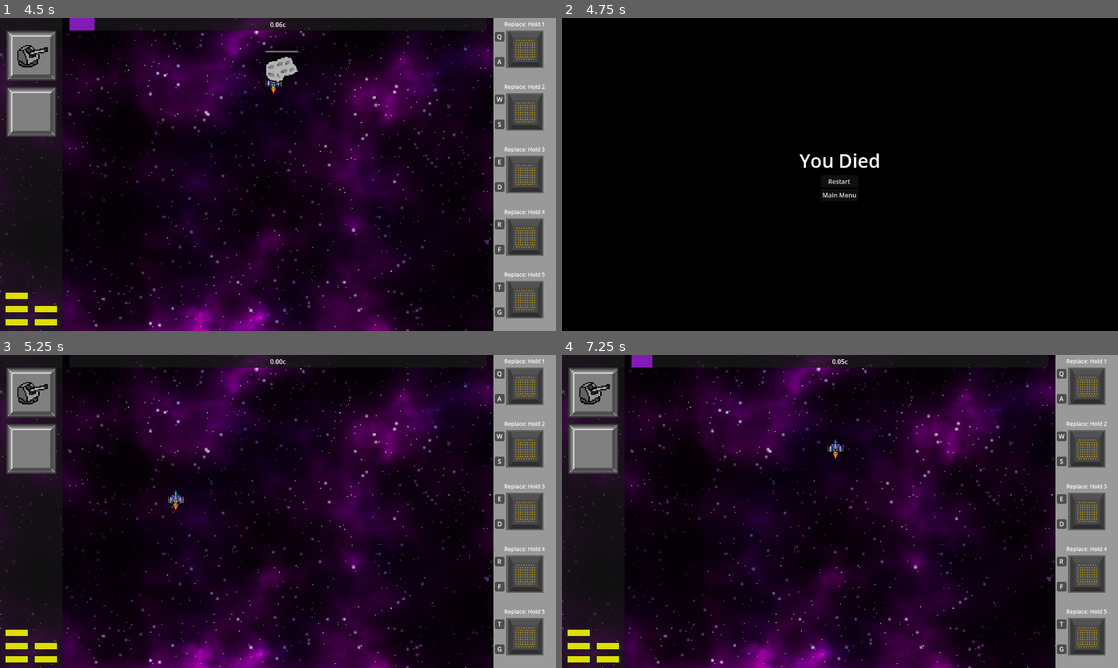
Above: before the commit, frames 1-4 (two rows, left to right).
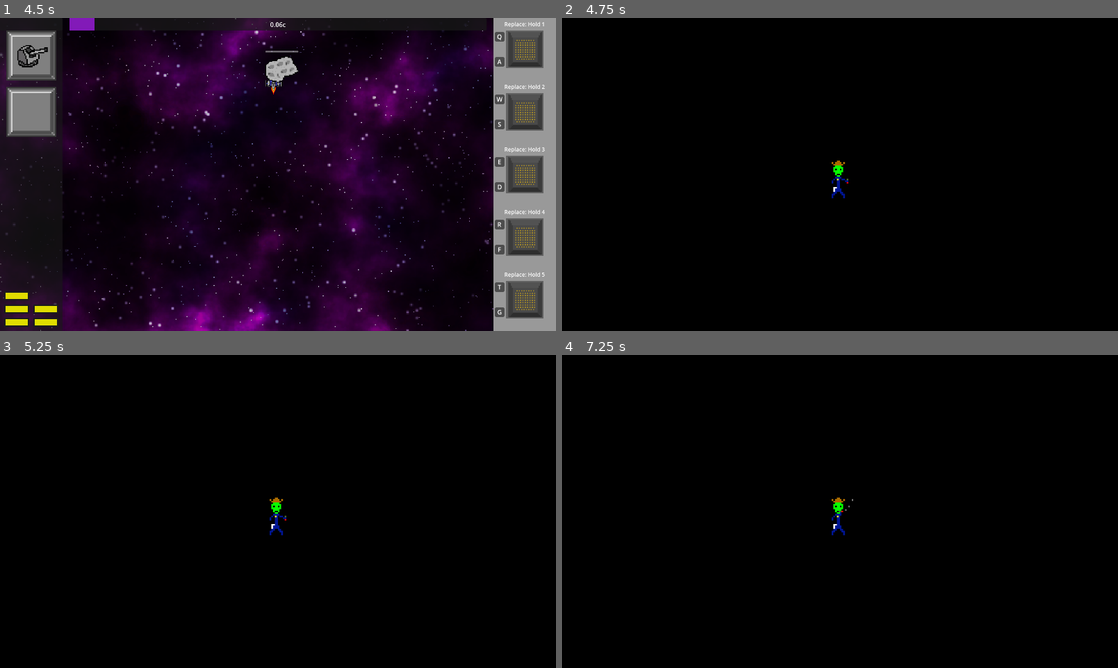
Above: after the commit, the same moments.

Repository: DigitsCodeCompendium/game.MJ198
Game: Godot game, scene res://scenes/title_screen/title_screen.tscn
The game is run twice, just before and just after one commit, with the same random seed, the same clock (stepped at 60 frames per second) and the same inputs. The engine's default icon, where the game draws it, is replaced by a stand-in: a white triangle on a blue panel in a dark square.
Inputs (mouse positions are in pixels of both pictures, inside the frame that each line leads up to):
- Up to frame 1 (4.5 s): click "Start Game" at 0.5 s; click "Start Game" at 1.25 s; click (500, 36) at 2.02 s; click (500, 61) at 2.77 s; click (500, 36) at 3.52 s; click (500, 61) at 4.27 s
- Up to frame 2 (4.75 s): no input
- Up to frame 3 (5.25 s): click (278, 517) at 5 s, where only the run before the commit has a clickable "Restart"
- Up to frame 4 (7.25 s): click (1062, 373) at 5.77 s; click (1062, 398) at 6.52 s

Frame 1 is identical in both runs. In frame 2, 0.5% of the frame differs, in the area x 42-57%, y 43-58%; in frame 3, 55%; in frame 4, 56%, in the area x 0-100%, y 0-100%.
Error in both runs: Invalid access to property or key 'volume_music' on a base object of type 'Dictionary'. (res://scenes/player_options.gd:22)

Commit message:
Add mini movie at death

Diff:
--- a/scenes/game.tscn
+++ b/scenes/game.tscn
@@ -50,6 +50,7 @@
 unique_name_in_owner = true
 
 [node name="EnemySpawners" type="Area2D" parent="."]
+process_mode = 1
 monitoring = false
 monitorable = false
 
--- a/scenes/user_interface/death_screen.gd
+++ b/scenes/user_interface/death_screen.gd
@@ -2,6 +2,8 @@
 
 @export_file var main_menu_scene: String
 @export_file var game_scene: String
+
+@export var death_animation: AnimatedSprite2D
 
 # Called when the node enters the scene tree for the first time.
 func _ready():
@@ -11,6 +13,11 @@
 	visible = true
 	get_tree().paused = true
 
+	death_animation.play()
+	await death_animation.animation_finished
+	$PanelContainer/DeathMenuContainer.visible = true
+	$PanelContainer/AnimationContainer.visible = false
+
 func _restart_game():
 	get_tree().paused = false
 	get_tree().change_scene_to_packed(load(game_scene))
--- a/scenes/user_interface/death_screen.tscn
+++ b/scenes/user_interface/death_screen.tscn
@@ -1,13 +1,233 @@
-[gd_scene load_steps=5 format=3 uid="uid://3khsdlfylfxy"]
+[gd_scene load_steps=38 format=3 uid="uid://3khsdlfylfxy"]
 
 [ext_resource type="Script" uid="uid://dnqg6c1e0ngk" path="res://scenes/user_interface/death_screen.gd" id="1_0lmbm"]
-[ext_resource type="Theme" uid="uid://ncxo0ht8hb0q" path="res://scenes/user_interface/ui_theme.tres" id="1_58i1h"]
+[ext_resource type="Theme" uid="uid://bypx06u7elhlc" path="res://scenes/user_interface/ui_theme.tres" id="1_58i1h"]
 [ext_resource type="PackedScene" uid="uid://beyp3wv54bpoh" path="res://scenes/user_interface/ui_button_with_sfx.tscn" id="2_7tsl4"]
+[ext_resource type="Texture2D" uid="uid://b4lhc1gkuxghj" path="res://assets/menu_icons/Sherifmovief.png" id="4_nmsxi"]
+[ext_resource type="AudioStream" uid="uid://7225hpep2nkh" path="res://assets/menu_sounds/game_over_short.mp3" id="5_0lmbm"]
 
 [sub_resource type="LabelSettings" id="LabelSettings_g6pv1"]
 font_size = 48
 
-[node name="DeathScreen" type="Control"]
+[sub_resource type="AtlasTexture" id="AtlasTexture_0lmbm"]
+atlas = ExtResource("4_nmsxi")
+region = Rect2(0, 0, 102, 87)
+
+[sub_resource type="AtlasTexture" id="AtlasTexture_gqv8r"]
+atlas = ExtResource("4_nmsxi")
+region = Rect2(102, 0, 102, 87)
+
+[sub_resource type="AtlasTexture" id="AtlasTexture_tg3gk"]
+atlas = ExtResource("4_nmsxi")
+region = Rect2(204, 0, 102, 87)
+
+[sub_resource type="AtlasTexture" id="AtlasTexture_4y1xd"]
+atlas = ExtResource("4_nmsxi")
+region = Rect2(306, 0, 102, 87)
+
+[sub_resource type="AtlasTexture" id="AtlasTexture_67ep2"]
+atlas = ExtResource("4_nmsxi")
+region = Rect2(408, 0, 102, 87)
+
+[sub_resource type="AtlasTexture" id="AtlasTexture_mjllq"]
+atlas = ExtResource("4_nmsxi")
+region = Rect2(510, 0, 102, 87)
+
+[sub_resource type="AtlasTexture" id="AtlasTexture_xicqo"]
+atlas = ExtResource("4_nmsxi")
+region = Rect2(612, 0, 102, 87)
+
+[sub_resource type="AtlasTexture" id="AtlasTexture_aqesd"]
+atlas = ExtResource("4_nmsxi")
+region = Rect2(714, 0, 102, 87)
+
+[sub_resource type="AtlasTexture" id="AtlasTexture_f5qr6"]
+atlas = ExtResource("4_nmsxi")
+region = Rect2(816, 0, 102, 87)
+
+[sub_resource type="AtlasTexture" id="AtlasTexture_cb7wk"]
+atlas = ExtResource("4_nmsxi")
+region = Rect2(918, 0, 102, 87)
+
+[sub_resource type="AtlasTexture" id="AtlasTexture_w8b0q"]
+atlas = ExtResource("4_nmsxi")
+region = Rect2(1020, 0, 102, 87)
+
+[sub_resource type="AtlasTexture" id="AtlasTexture_q883w"]
+atlas = ExtResource("4_nmsxi")
+region = Rect2(1122, 0, 102, 87)
+
+[sub_resource type="AtlasTexture" id="AtlasTexture_x3h1v"]
+atlas = ExtResource("4_nmsxi")
+region = Rect2(1224, 0, 102, 87)
+
+[sub_resource type="AtlasTexture" id="AtlasTexture_sjrdx"]
+atlas = ExtResource("4_nmsxi")
+region = Rect2(1326, 0, 102, 87)
+
+[sub_resource type="AtlasTexture" id="AtlasTexture_nslam"]
+atlas = ExtResource("4_nmsxi")
+region = Rect2(1428, 0, 102, 87)
+
+[sub_resource type="AtlasTexture" id="AtlasTexture_v2orh"]
+atlas = ExtResource("4_nmsxi")
+region = Rect2(1530, 0, 102, 87)
+
+[sub_resource type="AtlasTexture" id="AtlasTexture_4clht"]
+atlas = ExtResource("4_nmsxi")
+region = Rect2(1632, 0, 102, 87)
+
+[sub_resource type="AtlasTexture" id="AtlasTexture_7fjvr"]
+atlas = ExtResource("4_nmsxi")
+region = Rect2(1734, 0, 102, 87)
+
+[sub_resource type="AtlasTexture" id="AtlasTexture_kwt7k"]
+atlas = ExtResource("4_nmsxi")
+region = Rect2(1836, 0, 102, 87)
+
+[sub_resource type="AtlasTexture" id="AtlasTexture_1x0ym"]
+atlas = ExtResource("4_nmsxi")
+region = Rect2(1938, 0, 102, 87)
+
+[sub_resource type="AtlasTexture" id="AtlasTexture_jlfu7"]
+atlas = ExtResource("4_nmsxi")
+region = Rect2(2040, 0, 102, 87)
+
+[sub_resource type="AtlasTexture" id="AtlasTexture_ouglt"]
+atlas = ExtResource("4_nmsxi")
+region = Rect2(2142, 0, 102, 87)
+
+[sub_resource type="AtlasTexture" id="AtlasTexture_u4xxy"]
+atlas = ExtResource("4_nmsxi")
+region = Rect2(2244, 0, 102, 87)
+
+[sub_resource type="AtlasTexture" id="AtlasTexture_2hpr5"]
+atlas = ExtResource("4_nmsxi")
+region = Rect2(2346, 0, 102, 87)
+
+[sub_resource type="AtlasTexture" id="AtlasTexture_tpd7b"]
+atlas = ExtResource("4_nmsxi")
+region = Rect2(2448, 0, 102, 87)
+
+[sub_resource type="AtlasTexture" id="AtlasTexture_y3uq6"]
+atlas = ExtResource("4_nmsxi")
+region = Rect2(2550, 0, 102, 87)
+
+[sub_resource type="AtlasTexture" id="AtlasTexture_iix7c"]
+atlas = ExtResource("4_nmsxi")
+region = Rect2(2652, 0, 102, 87)
+
+[sub_resource type="AtlasTexture" id="AtlasTexture_oeu48"]
+atlas = ExtResource("4_nmsxi")
+region = Rect2(2754, 0, 102, 87)
+
+[sub_resource type="AtlasTexture" id="AtlasTexture_odtk6"]
+atlas = ExtResource("4_nmsxi")
+region = Rect2(2856, 0, 102, 87)
+
+[sub_resource type="AtlasTexture" id="AtlasTexture_5llr3"]
+atlas = ExtResource("4_nmsxi")
+region = Rect2(2958, 0, 102, 87)
+
+[sub_resource type="SpriteFrames" id="SpriteFrames_t7n3x"]
+animations = [{
+"frames": [{
+"duration": 1.0,
+"texture": SubResource("AtlasTexture_0lmbm")
+}, {
+"duration": 1.0,
+"texture": SubResource("AtlasTexture_gqv8r")
+}, {
+"duration": 1.0,
+"texture": SubResource("AtlasTexture_tg3gk")
+}, {
+"duration": 1.0,
+"texture": SubResource("AtlasTexture_4y1xd")
+}, {
+"duration": 1.0,
+"texture": SubResource("AtlasTexture_67ep2")
+}, {
+"duration": 1.0,
+"texture": SubResource("AtlasTexture_mjllq")
+}, {
+"duration": 1.0,
+"texture": SubResource("AtlasTexture_xicqo")
+}, {
+"duration": 1.0,
+"texture": SubResource("AtlasTexture_aqesd")
+}, {
+"duration": 1.0,
+"texture": SubResource("AtlasTexture_f5qr6")
+}, {
+"duration": 1.0,
+"texture": SubResource("AtlasTexture_cb7wk")
+}, {
+"duration": 1.0,
+"texture": SubResource("AtlasTexture_w8b0q")
+}, {
+"duration": 1.0,
+"texture": SubResource("AtlasTexture_q883w")
+}, {
+"duration": 1.0,
+"texture": SubResource("AtlasTexture_x3h1v")
+}, {
+"duration": 1.0,
+"texture": SubResource("AtlasTexture_sjrdx")
+}, {
+"duration": 1.0,
+"texture": SubResource("AtlasTexture_nslam")
+}, {
+"duration": 1.0,
+"texture": SubResource("AtlasTexture_v2orh")
+}, {
+"duration": 1.0,
+"texture": SubResource("AtlasTexture_4clht")
+}, {
+"duration": 1.0,
+"texture": SubResource("AtlasTexture_7fjvr")
+}, {
+"duration": 1.0,
+"texture": SubResource("AtlasTexture_kwt7k")
+}, {
+"duration": 1.0,
+"texture": SubResource("AtlasTexture_1x0ym")
+}, {
+"duration": 1.0,
+"texture": SubResource("AtlasTexture_jlfu7")
+}, {
+"duration": 1.0,
+"texture": SubResource("AtlasTexture_ouglt")
+}, {
+"duration": 1.0,
+"texture": SubResource("AtlasTexture_u4xxy")
+}, {
+"duration": 1.0,
+"texture": SubResource("AtlasTexture_2hpr5")
+}, {
+"duration": 1.0,
+"texture": SubResource("AtlasTexture_tpd7b")
+}, {
+"duration": 1.0,
+"texture": SubResource("AtlasTexture_y3uq6")
+}, {
+"duration": 1.0,
+"texture": SubResource("AtlasTexture_iix7c")
+}, {
+"duration": 1.0,
+"texture": SubResource("AtlasTexture_oeu48")
+}, {
+"duration": 1.0,
+"texture": SubResource("AtlasTexture_odtk6")
+}, {
+"duration": 1.0,
+"texture": SubResource("AtlasTexture_5llr3")
+}],
+"loop": false,
+"name": &"default",
+"speed": 2.5
+}]
+
+[node name="DeathScreen" type="Control" node_paths=PackedStringArray("death_animation")]
 process_mode = 3
 z_index = 2
 layout_mode = 3
@@ -20,6 +240,7 @@
 script = ExtResource("1_0lmbm")
 main_menu_scene = "uid://bxqj4iktbgvcj"
 game_scene = "uid://dstd3l06i0olc"
+death_animation = NodePath("PanelContainer/AnimationContainer/MarginContainer/AnimatedSprite2D")
 
 [node name="PanelContainer" type="PanelContainer" parent="."]
 layout_mode = 1
@@ -30,28 +251,47 @@
 grow_vertical = 2
 theme_type_variation = &"BackdropPanel"
 
-[node name="CenterContainer" type="CenterContainer" parent="PanelContainer"]
-layout_mode = 2
-
-[node name="VBoxContainer" type="VBoxContainer" parent="PanelContainer/CenterContainer"]
-layout_mode = 2
-
-[node name="Label" type="Label" parent="PanelContainer/CenterContainer/VBoxContainer"]
+[node name="DeathMenuContainer" type="CenterContainer" parent="PanelContainer"]
+visible = false
+layout_mode = 2
+
+[node name="VBoxContainer" type="VBoxContainer" parent="PanelContainer/DeathMenuContainer"]
+layout_mode = 2
+
+[node name="Label" type="Label" parent="PanelContainer/DeathMenuContainer/VBoxContainer"]
 layout_mode = 2
 text = "You Died"
 label_settings = SubResource("LabelSettings_g6pv1")
 
-[node name="VBoxContainer" type="VBoxContainer" parent="PanelContainer/CenterContainer/VBoxContainer"]
+[node name="VBoxContainer" type="VBoxContainer" parent="PanelContainer/DeathMenuContainer/VBoxContainer"]
 layout_mode = 2
 size_flags_horizontal = 4
 
-[node name="RestartButton" parent="PanelContainer/CenterContainer/VBoxContainer/VBoxContainer" instance=ExtResource("2_7tsl4")]
+[node name="RestartButton" parent="PanelContainer/DeathMenuContainer/VBoxContainer/VBoxContainer" instance=ExtResource("2_7tsl4")]
 layout_mode = 2
 text = "Restart"
 
-[node name="MainMenuButton" parent="PanelContainer/CenterContainer/VBoxContainer/VBoxContainer" instance=ExtResource("2_7tsl4")]
+[node name="MainMenuButton" parent="PanelContainer/DeathMenuContainer/VBoxContainer/VBoxContainer" instance=ExtResource("2_7tsl4")]
 layout_mode = 2
 text = "Main Menu"
 
-[connection signal="pressed" from="PanelContainer/CenterContainer/VBoxContainer/VBoxContainer/RestartButton" to="." method="_restart_game"]
-[connection signal="pressed" from="PanelContainer/CenterContainer/VBoxContainer/VBoxContainer/MainMenuButton" to="." method="_goto_main_menu"]
+[node name="AnimationContainer" type="CenterContainer" parent="PanelContainer"]
+layout_mode = 2
+
+[node name="MarginContainer" type="MarginContainer" parent="PanelContainer/AnimationContainer"]
+layout_mode = 2
+
+[node name="AnimatedSprite2D" type="AnimatedSprite2D" parent="PanelContainer/AnimationContainer/MarginContainer"]
+scale = Vector2(4.229885, 4.229885)
+sprite_frames = SubResource("SpriteFrames_t7n3x")
+frame = 29
+frame_progress = 1.0
+
+[node name="GameOverSound" type="AudioStreamPlayer" parent="."]
+stream = ExtResource("5_0lmbm")
+bus = &"Sound Effects"
+
+[node name="ExplosionSound" type="AudioStreamPlayer" parent="."]
+
+[connection signal="pressed" from="PanelContainer/DeathMenuContainer/VBoxContainer/VBoxContainer/RestartButton" to="." method="_restart_game"]
+[connection signal="pressed" from="PanelContainer/DeathMenuContainer/VBoxContainer/VBoxContainer/MainMenuButton" to="." method="_goto_main_menu"]
Binary file added: assets/menu_icons/Sheriffmovie.gif
Binary file added: assets/menu_icons/Sherifmovief.png
Not shown, added: assets/menu_icons/Sherifmovief.png.import
Not shown, added: assets/menu_sounds/game_over_short.mp3.import
Not shown, added: assets/menu_sounds/game_over_short.mp3
